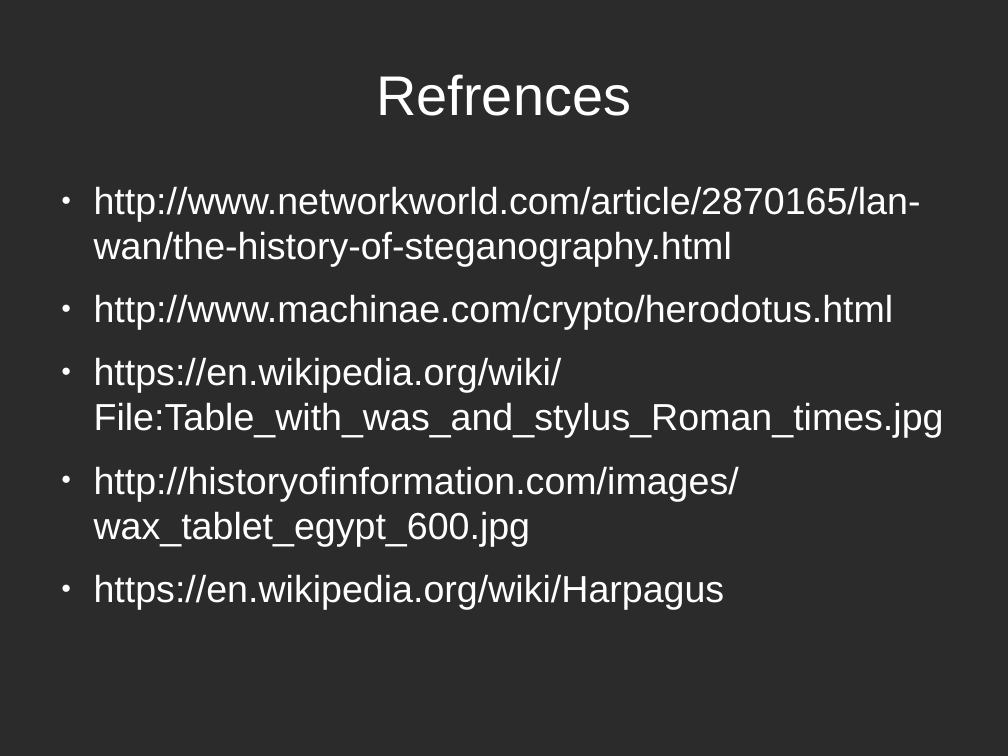
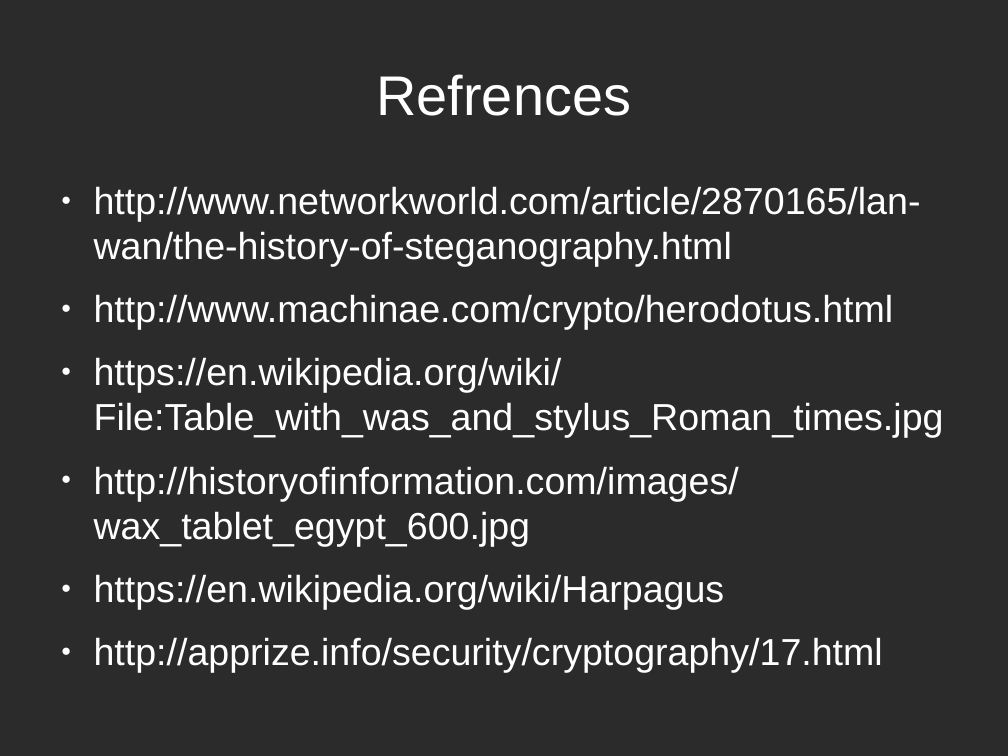
Before and after one commit to david365602/presentations, a slide deck: slide 18 of Presentations/Steganography.odp (slide 16 before the commit). Drawn at 1008x756 pixels with LibreOffice and Linux fonts; fonts in the diff are those of the drawing; background and template pictures are left out; a plain dark background stands for a picture behind light text. Boxes give left, top, right and bottom in pixels: in the first picture for what was removed or moved away, otherwise in the second. Text is boxed around its words. In the diff, an @@ line names an element or a change of style, - is before the commit and + after.

```diff
--- a/Presentations/Steganography.odp
+++ b/Presentations/Steganography.odp
@@ text at [94, 637, 883, 672]: paragraph added @@
+● http://apprize.info/security/cryptography/17.html
```
Also in this commit, not shown: 1 other slide changed, 3 slides added, 1 slide removed.
